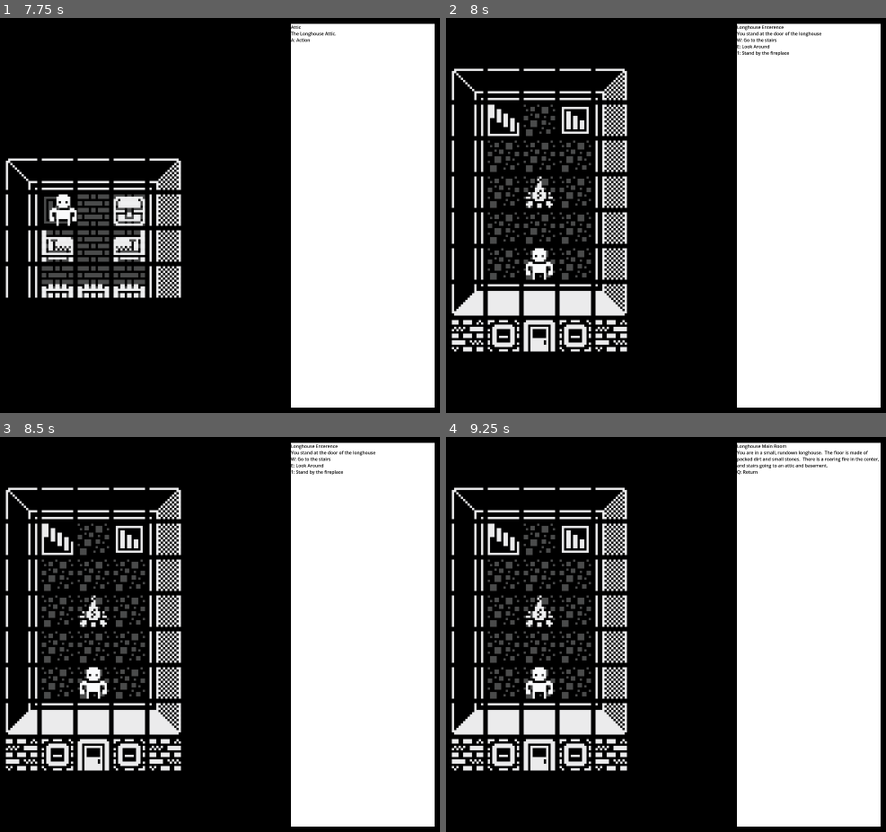
Above: before the commit, frames 1-4 (two rows, left to right).
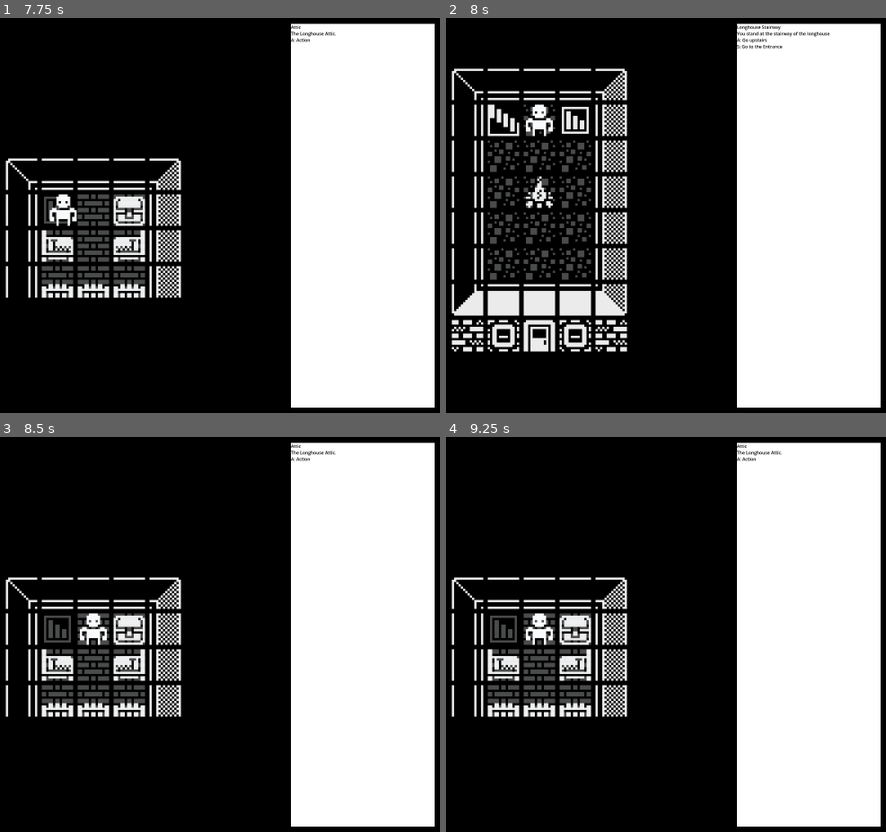
Above: after the commit, the same moments.

Repository: Pandawaflez/PGRPGE
Game: Godot game, scene res://TestScene/locations/TestSceneLevel1Attic.tscn
The game is run twice, just before and just after one commit, with the same random seed, the same clock (stepped at 60 frames per second) and the same inputs. This scene is started directly instead of the project's main scene.
Inputs:
- Up to frame 1 (7.75 s): tap Enter at 0.5, 2, 3.5 s; hold 0 (0) 0.53-1.28 s; tap 1 (1) at 0.8, 1.35 s; tap Space at 1.25, 2.75, 4.25 s; tap 2 (2) at 1.55 s; hold 2 (2) 2.03-2.78 s; tap 3 (3) at 2.3, 2.85 s; tap 4 (4) at 3.05 s; hold 4 (4) 3.53-4.28 s; tap 5 (5) at 3.8, 4.35 s; tap 6 (6) at 4.55 s; hold 6 (6) 5.03-5.78 s; tap 7 (7) at 5.3, 5.85 s; tap 8 (8) at 6.05 s; hold 8 (8) 6.53-7.28 s; tap 9 (9) at 6.8, 7.35 s; tap A (a) at 7.55 s
- Up to frame 2 (8 s): no input
- Up to frame 3 (8.5 s): hold A (a) from 8.03 s (still down); tap D (d) at 8.3 s
- Up to frame 4 (9.25 s): release A (a) at 8.78 s; tap D (d) at 8.85 s; tap E (e) at 9.05 s

Frame 1 is identical in both runs. In frame 2, 0.8% of the frame differs, in the area x 18-88%, y 1-67%; in frame 3, 13%; in frame 4, 13%, in the area x 1-99%, y 1-85%.

Commit message:
Scene changes improved
This is hard to do.  I am too eepy to code well :(

Diff:
--- a/Scripts/navigation_manager.gd
+++ b/Scripts/navigation_manager.gd
@@ -10,8 +10,10 @@
 @export var actionsAllowed:bool = true
 
 func _ready():
-	# load location data:
-	#currentLocationData = currentLocation.locationData
+	# set Location to enterance:
+	var entranceIndex := sceneManager.entrance
+	if ( sceneEntrances[entranceIndex] != null ):
+		currentLocation = sceneEntrances[entranceIndex]
 	# print current location data to console:
 	printLocationData()
 	playerSprite.position = Vector2(currentLocation.basePosX , currentLocation.basePosY)
@@ -164,6 +166,8 @@
 			else:
 				print("Changing Location to " + action.nextLocation.locName )
 				changeLocation( action.nextLocation )
+		if ( action.changeScene ):
+			sceneManager.entrance = action.nextSceneEntrance
 		# Update UI:
 		uIManager.setLocationData()
 	else:
--- a/TestScene/locations/TestSceneLevel1.tscn
+++ b/TestScene/locations/TestSceneLevel1.tscn
@@ -212,17 +212,49 @@
 "values": [true]
 }
 
+[sub_resource type="Animation" id="Animation_c708p"]
+resource_name = "animationA"
+length = 0.2
+tracks/0/type = "value"
+tracks/0/imported = false
+tracks/0/enabled = true
+tracks/0/path = NodePath("../../Tilemap/PlayerSprite:position")
+tracks/0/interp = 1
+tracks/0/loop_wrap = true
+tracks/0/keys = {
+"times": PackedFloat32Array(0, 0.2),
+"transitions": PackedFloat32Array(1, 1),
+"update": 0,
+"values": [Vector2(672, 160), Vector2(608, 160)]
+}
+tracks/1/type = "method"
+tracks/1/imported = false
+tracks/1/enabled = true
+tracks/1/path = NodePath("..")
+tracks/1/interp = 1
+tracks/1/loop_wrap = true
+tracks/1/keys = {
+"times": PackedFloat32Array(0.2),
+"transitions": PackedFloat32Array(1),
+"values": [{
+"args": ["testSceneLevel1Attic"],
+"method": &"changeScene"
+}]
+}
+
 [sub_resource type="AnimationLibrary" id="AnimationLibrary_5obu0"]
 _data = {
 &"RESET": SubResource("Animation_hft80"),
+&"animationA": SubResource("Animation_c708p"),
 &"animationS": SubResource("Animation_rtsy5")
 }
 
 [node name="TestScene" type="Node2D"]
 
-[node name="NavigationManager" type="Node2D" parent="." node_paths=PackedStringArray("currentLocation", "uIManager", "playerSprite")]
+[node name="NavigationManager" type="Node2D" parent="." node_paths=PackedStringArray("currentLocation", "sceneEntrances", "uIManager", "playerSprite")]
 script = ExtResource("1_0xtca")
 currentLocation = NodePath("Location0")
+sceneEntrances = [NodePath("Location0"), NodePath("Location1")]
 uIManager = NodePath("../UI Manager")
 playerSprite = NodePath("../Tilemap/PlayerSprite")
 sceneManager = ExtResource("2_c708p")
@@ -285,6 +317,7 @@
 [node name="Location1" parent="NavigationManager" instance=ExtResource("2_lmtjt")]
 locName = "Longhouse Stairway"
 locDesc = "You stand at the stairway of the longhouse"
+basePosY = 160.0
 
 [node name="AnimationPlayer" parent="NavigationManager/Location1" index="0"]
 libraries = {
@@ -292,11 +325,17 @@
 }
 
 [node name="ActionS" parent="NavigationManager/Location1" node_paths=PackedStringArray("nextLocation") instance=ExtResource("4_lmtjt")]
-actionName = "Return to the Enterence"
+actionName = "Go to the Entrance"
 playAnimation = true
 animationName = "animationS"
 changeLocation = true
 nextLocation = NodePath("../../Location0")
+
+[node name="ActionA" parent="NavigationManager/Location1" instance=ExtResource("4_lmtjt")]
+actionName = "Go upstairs"
+playAnimation = true
+animationName = "animationA"
+changeScene = true
 
 [node name="Tilemap" type="Node2D" parent="."]
 position = Vector2(-64, 64)
@@ -322,7 +361,7 @@
 tile_set = ExtResource("1_2g6we")
 
 [node name="PlayerSprite" type="Sprite2D" parent="Tilemap"]
-position = Vector2(672, 416)
+position = Vector2(672, 160)
 texture = ExtResource("5_tkqkb")
 region_enabled = true
 region_rect = Rect2(1600, 0, 64, 64)
--- a/TestScene/locations/TestSceneLevel1Attic.tscn
+++ b/TestScene/locations/TestSceneLevel1Attic.tscn
@@ -3,6 +3,21 @@
 [ext_resource type="PackedScene" uid="uid://bdyonxguyf7ds" path="res://Prefabs/BaseLevel.tscn" id="1_rbkhl"]
 [ext_resource type="PackedScene" uid="uid://doe33lcmiauka" path="res://Prefabs/Location.tscn" id="2_osl6c"]
 [ext_resource type="PackedScene" uid="uid://b4wf3ge15jim4" path="res://Prefabs/Action.tscn" id="3_5lsq0"]
+
+[sub_resource type="Animation" id="Animation_kvsom"]
+length = 0.001
+tracks/0/type = "value"
+tracks/0/imported = false
+tracks/0/enabled = true
+tracks/0/path = NodePath("../../Tilemap/PlayerSprite:position")
+tracks/0/interp = 1
+tracks/0/loop_wrap = true
+tracks/0/keys = {
+"times": PackedFloat32Array(0),
+"transitions": PackedFloat32Array(1),
+"update": 0,
+"values": [Vector2(672, 96)]
+}
 
 [sub_resource type="Animation" id="Animation_5lsq0"]
 resource_name = "downstairs"
@@ -34,21 +49,6 @@
 }]
 }
 
-[sub_resource type="Animation" id="Animation_kvsom"]
-length = 0.001
-tracks/0/type = "value"
-tracks/0/imported = false
-tracks/0/enabled = true
-tracks/0/path = NodePath("../../Tilemap/PlayerSprite:position")
-tracks/0/interp = 1
-tracks/0/loop_wrap = true
-tracks/0/keys = {
-"times": PackedFloat32Array(0),
-"transitions": PackedFloat32Array(1),
-"update": 0,
-"values": [Vector2(672, 96)]
-}
-
 [sub_resource type="AnimationLibrary" id="AnimationLibrary_sppbm"]
 _data = {
 &"RESET": SubResource("Animation_kvsom"),
@@ -59,8 +59,9 @@
 
 [node name="BaseLevel" parent="." instance=ExtResource("1_rbkhl")]
 
-[node name="NavigationManager" parent="BaseLevel" index="0" node_paths=PackedStringArray("currentLocation")]
+[node name="NavigationManager" parent="BaseLevel" index="0" node_paths=PackedStringArray("currentLocation", "sceneEntrances")]
 currentLocation = NodePath("Location0")
+sceneEntrances = [NodePath("Location0")]
 
 [node name="Location0" parent="BaseLevel/NavigationManager" index="0" instance=ExtResource("2_osl6c")]
 position = Vector2(1167.56, 495.656)
@@ -76,6 +77,8 @@
 [node name="ActionA" parent="BaseLevel/NavigationManager/Location0" instance=ExtResource("3_5lsq0")]
 playAnimation = true
 animationName = "downstairs"
+changeScene = true
+nextSceneEntrance = 1
 
 [node name="Tilemap" parent="BaseLevel" index="1"]
 position = Vector2(-64, 512)
--- a/TestScene/ui_manager.gd
+++ b/TestScene/ui_manager.gd
@@ -32,7 +32,7 @@
 	if (currLoc.actionW != null ):
 		locStr += "W: " + currLoc.getAction("w").getName() + "\n"
 	if (currLoc.actionA != null ):
-		locStr += "A: " + currLoc.getAction("a").getName() + "\n"#
+		locStr += "A: " + currLoc.getAction("a").getName() + "\n"
 	if (currLoc.actionS != null ):
 		locStr += "S: " + currLoc.getAction("s").getName() + "\n"
 	if (currLoc.actionD != null ):
--- a/resources/sceneManager.tres
+++ b/resources/sceneManager.tres
@@ -4,4 +4,8 @@
 
 [resource]
 script = ExtResource("1_6je8u")
+testScene0 = "res://TestScene/locations/TestSceneLevel1.tscn"
+testSceneAttic = "res://TestScene/locations/TestSceneLevel1Attic.tscn"
+testSceneBasement = ""
+entrance = 0
 metadata/_custom_type_script = "uid://clceuohjn7vgn"
Not shown: 1 places in TestScene/locations/TestSceneLevel1.tscn that only renumber resources
